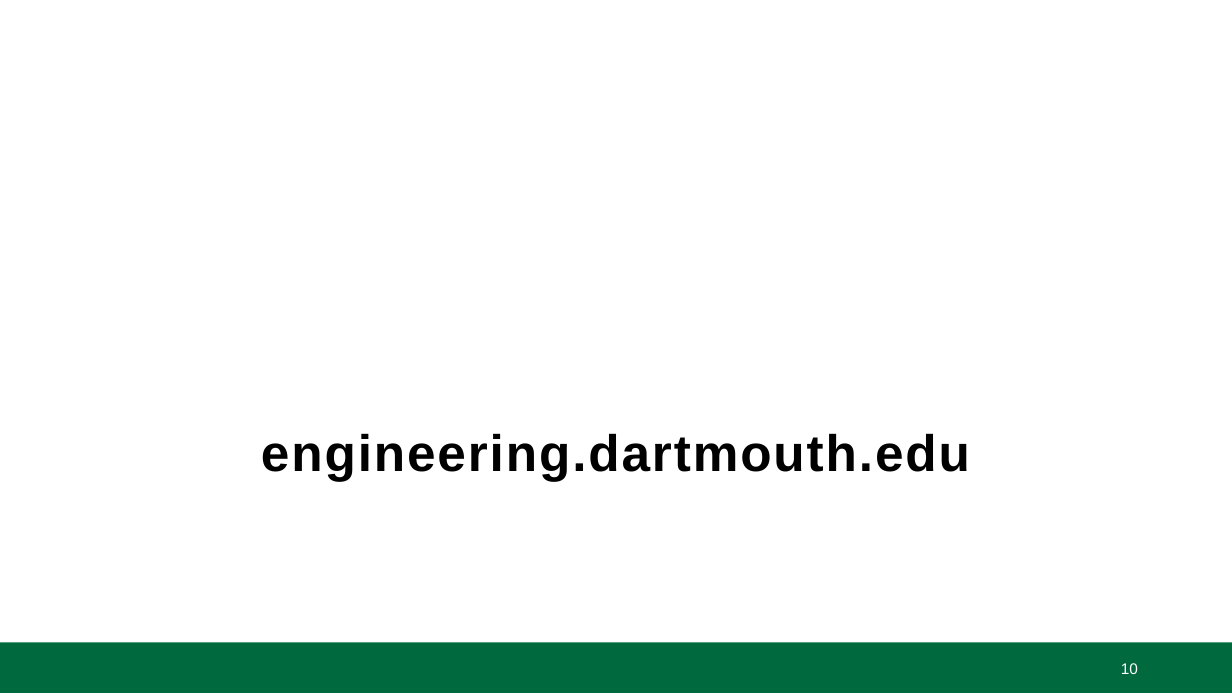
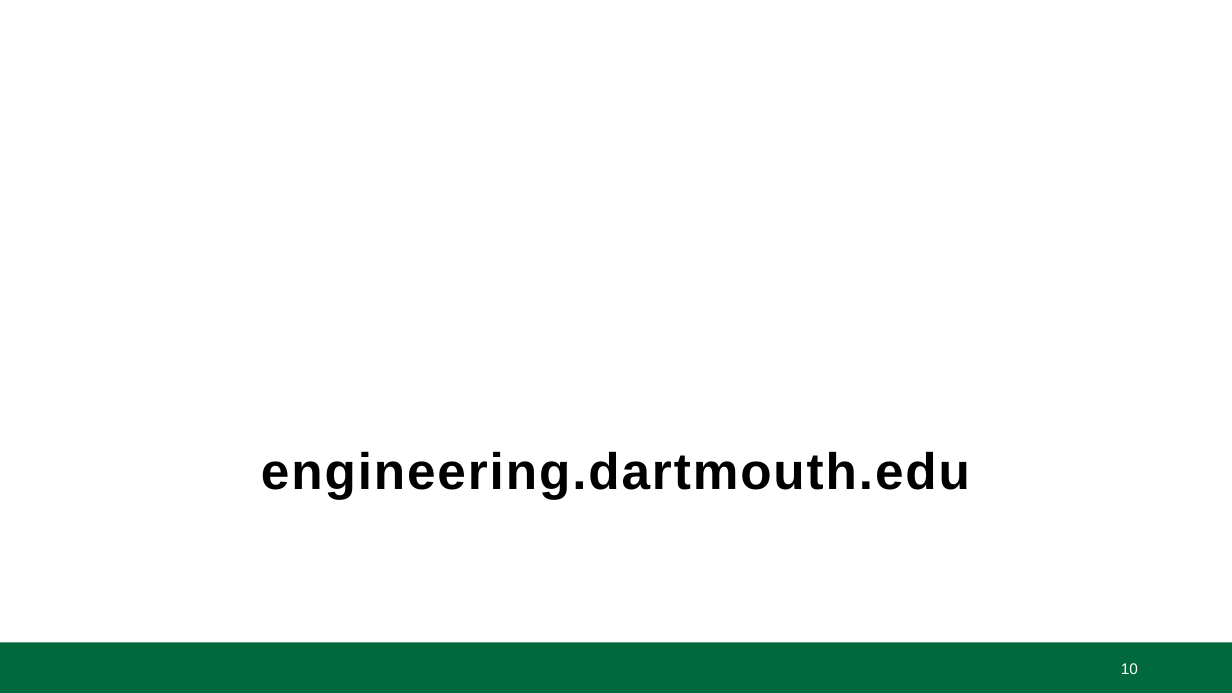
Before and after one commit to thayer/go-website, a slide deck: slide 10 of styleguide/thayer-slideshow-template-widescreen.pptx. Drawn at 1232x693 pixels with LibreOffice and Linux fonts; fonts in the diff are those of the drawing; background and template pictures are left out. Boxes give left, top, right and bottom in pixels: in the first picture for what was removed or moved away, otherwise in the second. Text is boxed around its words. In the diff, an @@ line names an element or a change of style, - is before the commit and + after.

```diff
--- a/styleguide/thayer-slideshow-template-widescreen.pptx
+++ b/styleguide/thayer-slideshow-template-widescreen.pptx
@@ text "engineering.dartmouth.edu": place and size @@
-text "engineering.dartmouth.edu" at [261,433,970,481]
+text "engineering.dartmouth.edu" at [261,451,970,499]
```
Also in this commit, not shown: 1 other slide changed, 3 other files.
